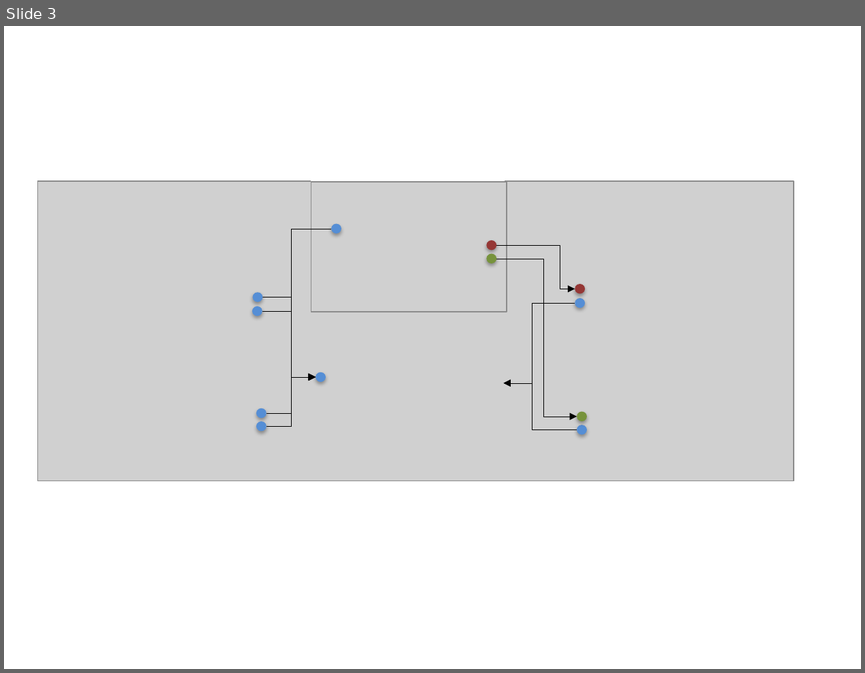
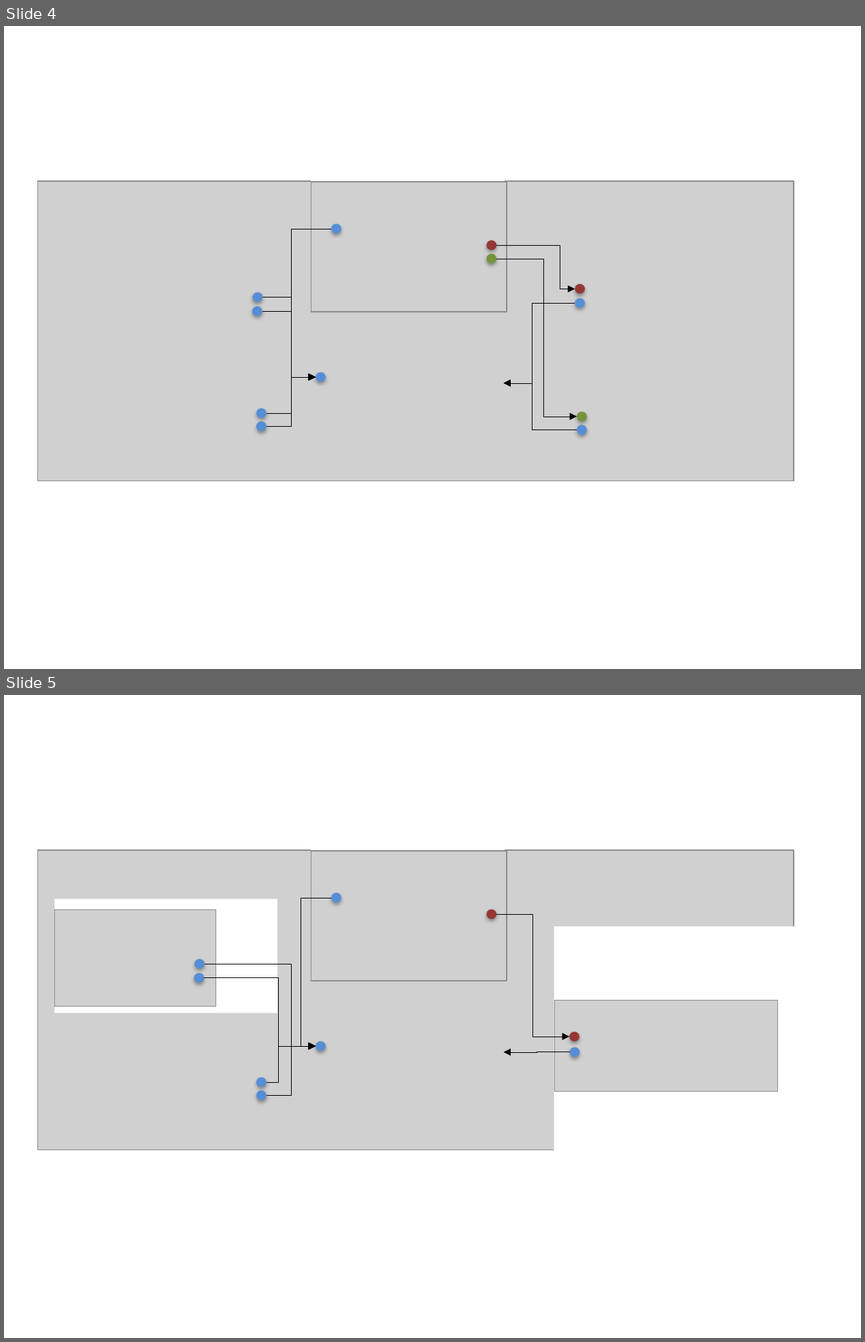
Before and after one commit to NICTA/fsdf-hackfest, a slide deck: assets/Hackfest - FSDF Overview.pptx. Shown one above the other, each under a label of ours: slide 3 before the commit, slides 4 and 5 after it. The pictures are 865x673 and 865x1342 pixels, drawn with LibreOffice and Linux fonts; fonts in the diff are those of the drawing; grey boxes stand for pictures. Boxes give left, top, right and bottom in pixels: in the first picture for what was removed or moved away, otherwise in the second. Text is boxed around its words. In the diff, an @@ line names an element or a change of style, - is before the commit and + after.

```diff
--- a/assets/Hackfest - FSDF Overview.pptx
+++ b/assets/Hackfest - FSDF Overview.pptx
@@ slide 5 added at bbox=[4, 695, 861, 1338], background #FFFFFF @@
@@ rectangle added at bbox=[313, 828, 504, 971], fill #FFFFFF, outline #FFFFFF 2 pt @@
@@ picture added at bbox=[38, 850, 794, 1150] @@
@@ picture added at bbox=[311, 851, 506, 981] @@
@@ elbow arrow added from (331, 897) to (316, 1047), #000000 0.25 pt @@
@@ ellipse added at bbox=[331, 893, 341, 902], fill #558ED5 @@
@@ rectangle added at bbox=[54, 899, 277, 1013], fill #FFFFFF @@
@@ picture added at bbox=[54, 909, 215, 1006] @@
@@ ellipse added at bbox=[486, 909, 496, 919], fill #953735 @@
@@ elbow arrow added from (496, 915) to (570, 1036), #000000 0.25 pt @@
@@ rectangle added at bbox=[554, 926, 810, 1052], fill #FFFFFF @@
@@ ellipse added at bbox=[194, 959, 205, 968], fill #558ED5 @@
@@ ellipse added at bbox=[194, 972, 205, 982], fill #558ED5 @@
@@ elbow arrow added from (205, 978) to (316, 1047), #000000 0.25 pt @@
@@ elbow arrow added from (205, 964) to (316, 1047), #000000 0.25 pt @@
@@ picture added at bbox=[555, 1000, 778, 1091] @@
@@ ellipse added at bbox=[316, 1041, 326, 1051], fill #558ED5 @@
@@ ellipse added at bbox=[570, 1032, 580, 1041], fill #953735 @@
@@ elbow arrow added from (266, 1083) to (316, 1047), #000000 0.25 pt @@
@@ elbow arrow added from (266, 1095) to (316, 1047), #000000 0.25 pt @@
@@ elbow arrow added from (570, 1051) to (504, 1052), #000000 0.25 pt @@
@@ rectangle added at bbox=[554, 1045, 810, 1172], fill #FFFFFF @@
@@ ellipse added at bbox=[570, 1047, 580, 1057], fill #558ED5 @@
@@ ellipse added at bbox=[256, 1077, 266, 1087], fill #558ED5 @@
@@ ellipse added at bbox=[256, 1090, 266, 1100], fill #558ED5 @@
@@ what was slide 3 is now slide 4 @@
```
Also in this commit, not shown: 1 other slide added, 2 other files.
